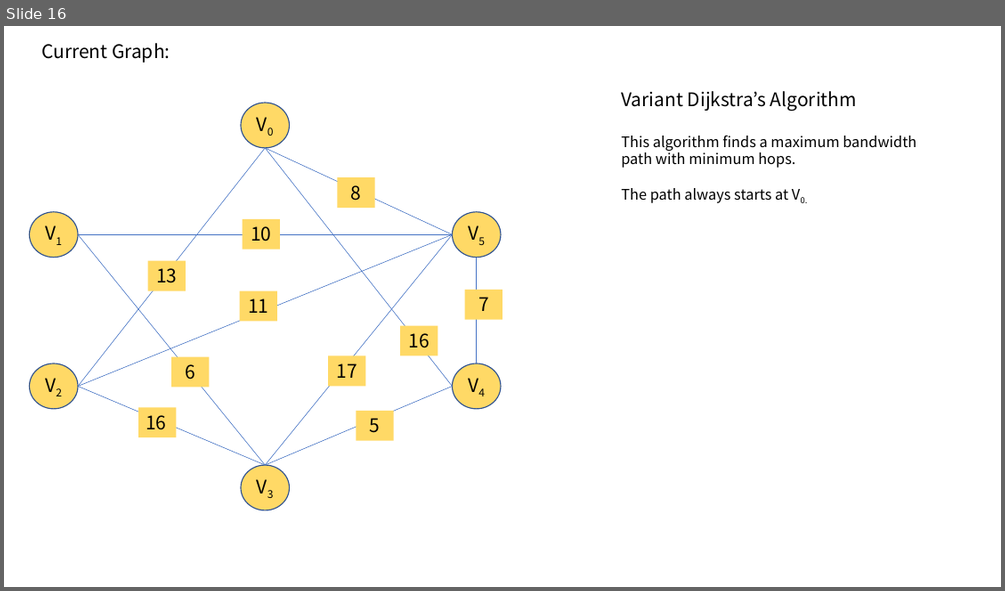
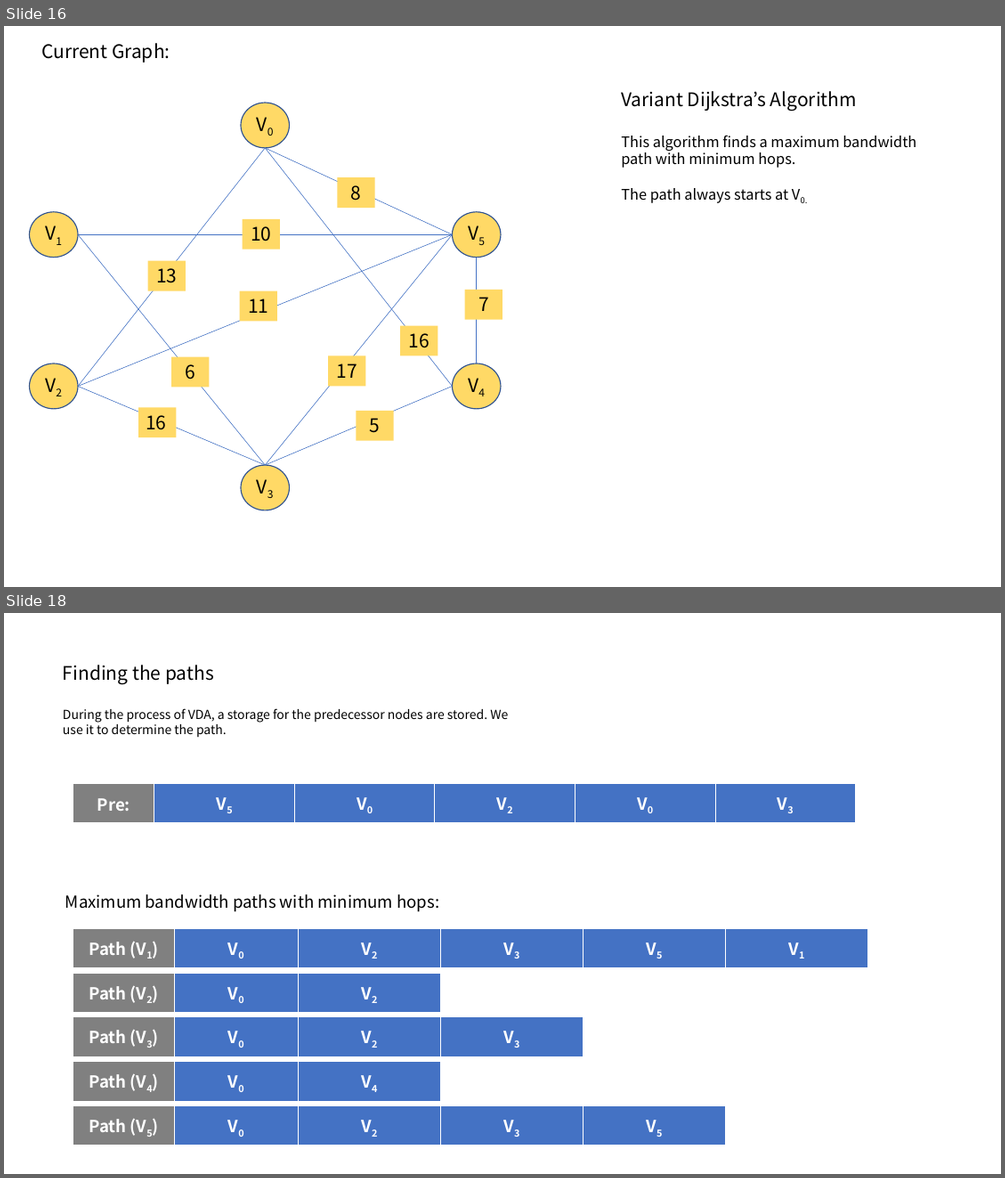
Before and after one commit to revhea2/priority-based-resource-allocation, a slide deck: final_presentation.pptx. Shown one above the other, each under a label of ours: slide 16 before the commit, slides 16 and 18 after it; the slides between them are not shown. The pictures are 1005x591 and 1005x1178 pixels, drawn with LibreOffice and Linux fonts; fonts in the diff are those of the drawing. Boxes give left, top, right and bottom in pixels: in the first picture for what was removed or moved away, otherwise in the second. Text is boxed around its words. In the diff, an @@ line names an element or a change of style, - is before the commit and + after.

```diff
--- a/final_presentation.pptx
+++ b/final_presentation.pptx
@@ slide 18 added at [4,613,1001,1174], background #FFFFFF @@
@@ text added at [63,665,508,737], 12 pt, text #000000 @@
+Finding the paths
+During the process of VDA, a storage for the predecessor nodes are stored. We use it to determine the path.
@@ table added at [73,784,858,824], 1 rows, 6 columns @@
+Pre: | V5 | V0 | V2 | V0 | V3
@@ text added at [65,894,439,912], 16 pt, text #000000 @@
+Maximum bandwidth paths with minimum hops:
@@ table added at [73,929,870,969], 1 rows, 6 columns @@
+Path (V1) | V0 | V2 | V3 | V5 | V1
@@ table added at [73,973,442,1013], 1 rows, 3 columns @@
+Path (V2) | V0 | V2
@@ table added at [73,1017,584,1139], 1 rows, 4 columns @@
+Path (V3) | V0 | V2 | V3
@@ table added at [73,1062,442,1102], 1 rows, 3 columns @@
+Path (V4) | V0 | V4
@@ table added at [73,1106,727,1146], 1 rows, 5 columns @@
+Path (V5) | V0 | V2 | V3 | V5
```
Also in this commit, not shown: 2 slides changed, 13 other slides added, 2 other files.
